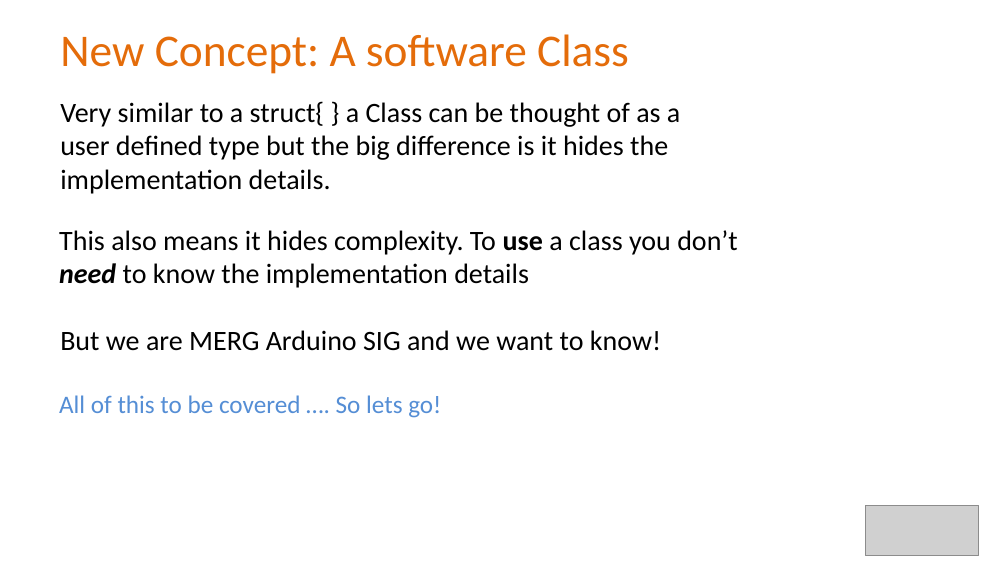
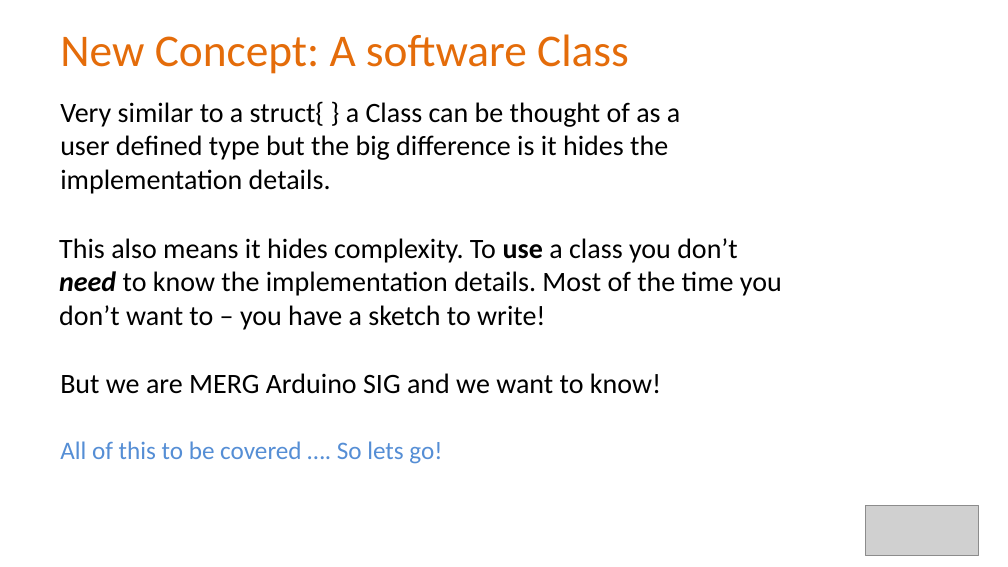
Before and after one commit to Alan-Lomax/MERG-SIG-Presentations, a slide deck: slide 15 of Introduction to Class Programming Part 1.pptx (slide 14 before the commit). Drawn at 1008x567 pixels with LibreOffice and Linux fonts; fonts in the diff are those of the drawing; grey boxes stand for pictures; background and template pictures are left out. Boxes give left, top, right and bottom in pixels: in the first picture for what was removed or moved away, otherwise in the second. Text is boxed around its words. In the diff, an @@ line names an element or a change of style, - is before the commit and + after.

Commit message:
Added Practical Arduino Ground Up

```diff
--- a/Introduction to Class Programming Part 1.pptx
+++ b/Introduction to Class Programming Part 1.pptx
@@ text at [59,238,782,330]: text changed @@
-This also means it hides complexity. To use a class you don’t need to know the implementation details
+This also means it hides complexity. To use a class you don’t need to know the implementation details. Most of the time you don’t want to – you have a sketch to write!
@@ text "But we are MERG Arduino ...": place and size @@
-text "But we are MERG Arduino ..." at [60,330,661,351]
+text "But we are MERG Arduino ..." at [60,373,661,394]
@@ text "All of this to be ...": place and size @@
-text "All of this to be ..." at [59,395,441,418]
+text "All of this to be ..." at [60,441,442,464]
```
Also in this commit, not shown: 2 other slides changed, 1 slide added, 2 other files.
